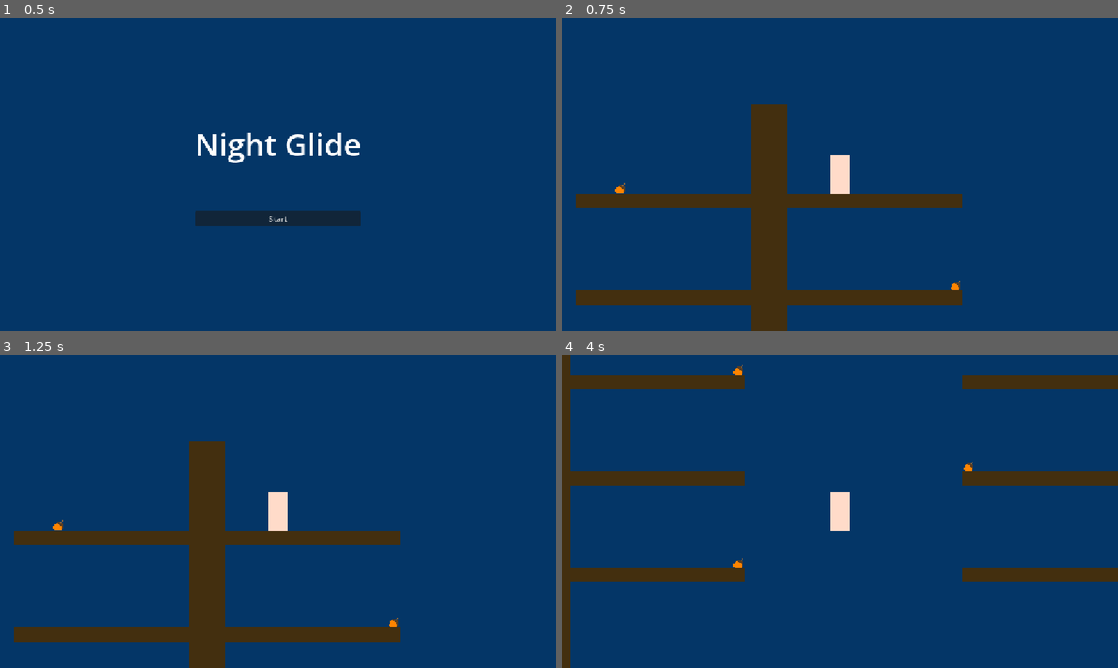
Above: before the commit, frames 1-4 (two rows, left to right).
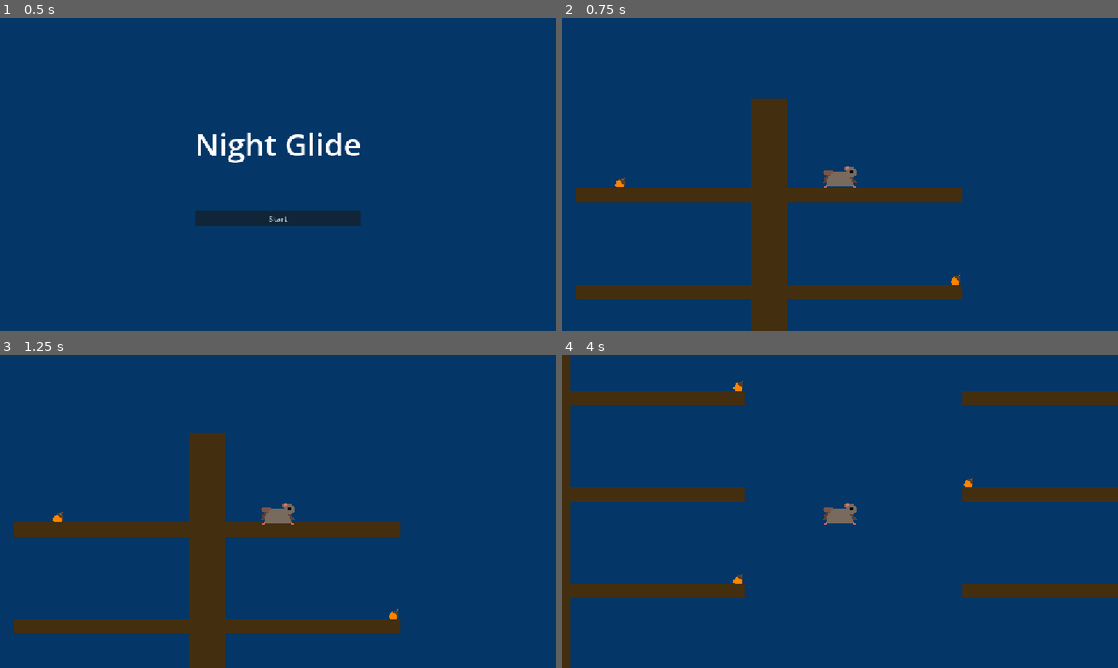
Above: after the commit, the same moments.

Repository: josephclaymiller/NightGlide
Game: Godot game, scene res://start_screen.tscn
The game is run twice, just before and just after one commit, with the same random seed, the same clock (stepped at 60 frames per second) and the same inputs.
Inputs:
- Up to frame 1 (0.5 s): no input
- Up to frame 2 (0.75 s): click "Start" at 0.5 s
- Up to frame 3 (1.25 s): no input
- Up to frame 4 (4 s): tap Enter (ui_accept) at 1.25 s; hold Right (ui_right) 1.28-2.03 s; tap Space (jump) at 1.52, 2.27, 3.77 s; hold Down (ui_down) 2.03-2.78 s; hold Right (ui_right) 2.78-3.53 s; hold Up (ui_up) from 3.53 s (still down)

Frame 1 is identical in both runs. In frame 2, 5.3% of the frame differs, in the area x 2-72%, y 25-92%; in frame 3, 7.4%; in frame 4, 17%, in the area x 1-100%, y 3-78%.

Commit message:
flying squirrel

Diff:
--- a/night-glide/2D_Platformer/Scenes/player.tscn
+++ b/night-glide/2D_Platformer/Scenes/player.tscn
@@ -2,9 +2,10 @@
 
 [ext_resource type="Script" uid="uid://c2lvbamwtcfot" path="res://2D_Platformer/Scripts/player.gd" id="1_4flbx"]
 [ext_resource type="AudioStream" uid="uid://baj0dgd30w57l" path="res://Assets/glide_sfx.mp3" id="2_dpole"]
+[ext_resource type="Texture2D" uid="uid://ch8lkcyf5stha" path="res://2D_Platformer/2D_Assets/flying_squirrel.png" id="3_vmhux"]
 
 [sub_resource type="RectangleShape2D" id="RectangleShape2D_036b0"]
-size = Vector2(40, 80)
+size = Vector2(67, 38)
 
 [node name="Player" type="CharacterBody2D" unique_id=301212789 groups=["player"]]
 collision_layer = 2
@@ -12,15 +13,13 @@
 script = ExtResource("1_4flbx")
 metadata/_edit_group_ = true
 
-[node name="ColorRect" type="ColorRect" parent="." unique_id=188545668]
-offset_left = -20.0
-offset_top = -40.0
-offset_right = 20.0
-offset_bottom = 40.0
-color = Color(1, 0.85882354, 0.7882353, 1)
-
 [node name="CollisionShape2D" type="CollisionShape2D" parent="." unique_id=976282865]
+position = Vector2(0.5, 4)
 shape = SubResource("RectangleShape2D_036b0")
 
 [node name="GlideSFXPlayer" type="AudioStreamPlayer2D" parent="." unique_id=1864818901]
 stream = ExtResource("2_dpole")
+
+[node name="FlyingSquirrel" type="Sprite2D" parent="." unique_id=2000314623]
+scale = Vector2(3, 3)
+texture = ExtResource("3_vmhux")
--- a/night-glide/2D_Platformer/Scripts/player.gd
+++ b/night-glide/2D_Platformer/Scripts/player.gd
@@ -7,10 +7,17 @@
 const MASK_WORLD: int = 1        # layer 1
 const MASK_CLIMBABLE: int = 4    # layer 3 (bit 2 = value 4)
 
+@onready var sprite: Sprite2D = $FlyingSquirrel
+
 var is_dead: bool = false
 var is_gliding: bool = false
 var on_tree: bool = false
 var is_climbing: bool = false
+var squirrel_scale: float = 1.0
+var facing: float = 1.0  # replaces reading scale.x for direction
+
+func _ready() -> void:
+	squirrel_scale = sprite.scale.x
 
 func _physics_process(delta: float) -> void:
 	if is_dead:
@@ -18,6 +25,8 @@
 
 	if is_on_floor():
 		$GlideSFXPlayer.stop()
+
+	# face sprite in direction player is moving
 
 	if is_climbing:
 		_handle_climb()
@@ -71,14 +80,25 @@
 	var direction: float = Input.get_axis("ui_left", "ui_right")
 	if direction:
 		velocity.x = direction * SPEED
+		facing = sign(direction)
 	else:
 		velocity.x = move_toward(velocity.x, 0.0, SPEED)
+	if not is_climbing:
+		# reset squirrel position
+		sprite.rotation_degrees = 0.0
+		sprite.scale.x = facing * squirrel_scale
+		sprite.scale.y = squirrel_scale
 
 func _handle_climb() -> void:
 	if Input.is_action_pressed("ui_up"):
 		velocity.y = -SPEED
+		sprite.rotation_degrees = -90.0 * facing
+		sprite.scale.x = facing * squirrel_scale
+		sprite.scale.y = squirrel_scale
 	elif Input.is_action_pressed("ui_down"):
 		velocity.y = SPEED
+		sprite.rotation_degrees = 90.0 * facing
+		sprite.scale.y = -squirrel_scale
 	else:
 		velocity.y = 0.0
 
Binary file added: night-glide/2D_Platformer/2D_Assets/flying_squirrel.png
Not shown, added: night-glide/2D_Platformer/2D_Assets/flying_squirrel.png.import
